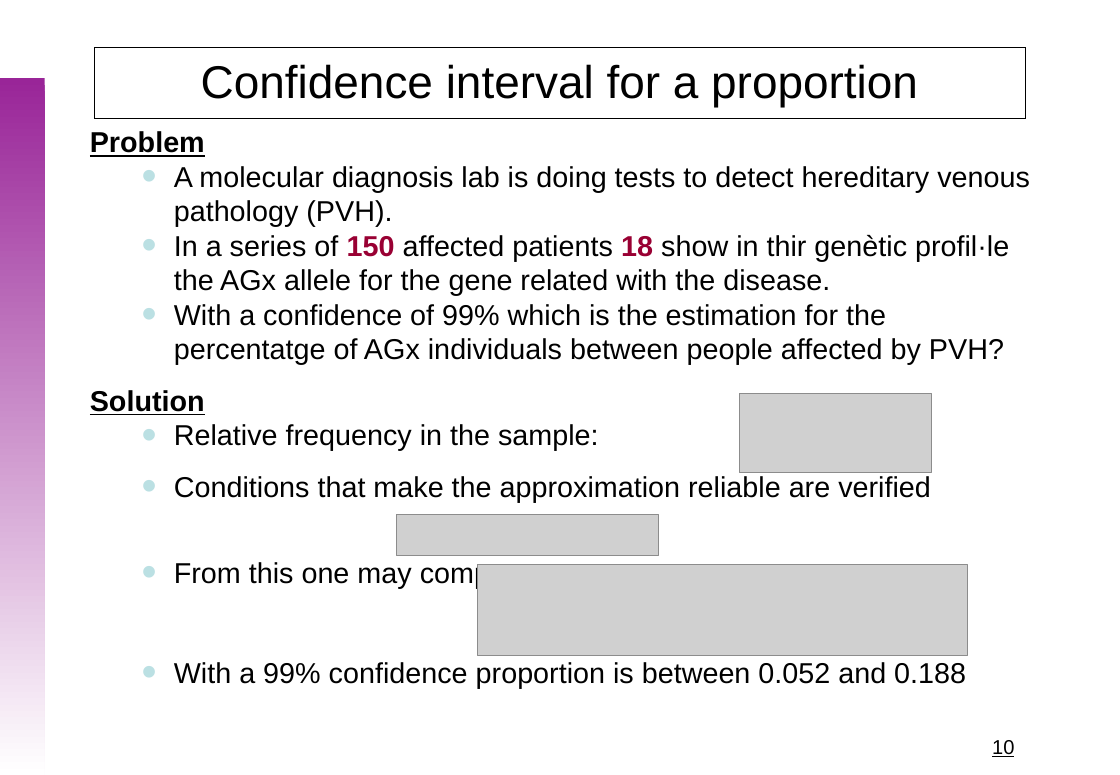
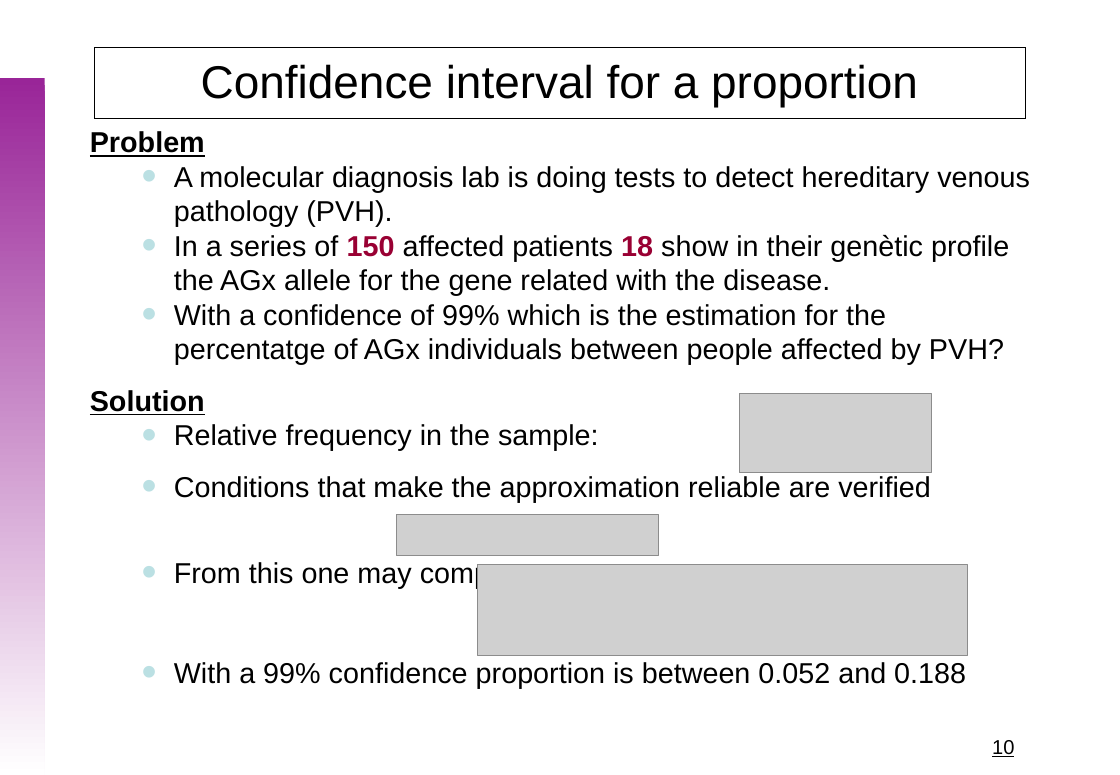
Before and after one commit to uebvhir/Course_Basic_Statistics_2019, a slide deck: slide 10 of Sessio_5/EBB_2018_Session_5_Sample_Size_(1).pptx. Drawn at 1120x775 pixels with LibreOffice and Linux fonts; fonts in the diff are those of the drawing; grey boxes stand for pictures; background and template pictures are left out. Boxes give left, top, right and bottom in pixels: in the first picture for what was removed or moved away, otherwise in the second. Text is boxed around its words. In the diff, an @@ line names an element or a change of style, - is before the commit and + after.

```diff
--- a/Sessio_5/EBB_2018_Session_5_Sample_Size_(1).pptx
+++ b/Sessio_5/EBB_2018_Session_5_Sample_Size_(1).pptx
@@ text at box(174, 235, 1009, 296): text changed @@
-  • In a series of 150 affected patients 18 show in thir genètic profil·le the AGx allele for the gene related with the disease.
+  • In a series of 150 affected patients 18 show in their genètic profile the AGx allele for the gene related with the disease.
```
Also in this commit, not shown: 7 other slides changed, 3 slides added, 1 other file.
